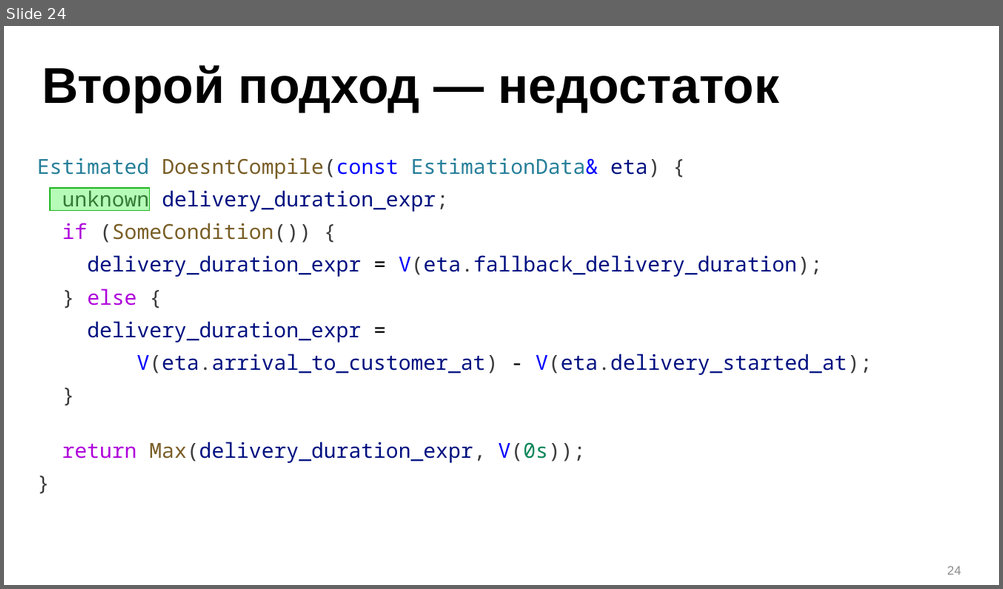
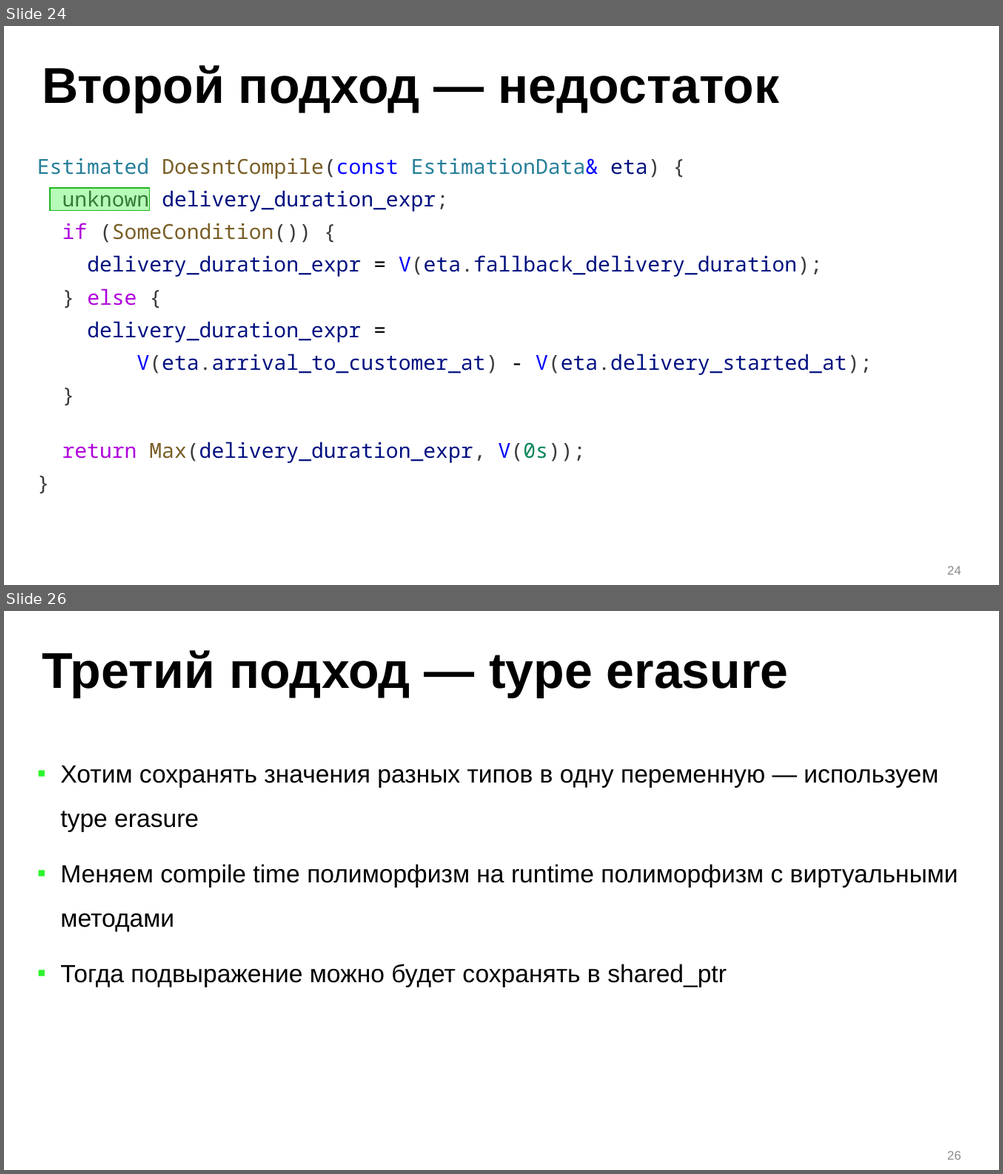
Before and after one commit to ishfb/zcc23, a slide deck: slides_new.pptx. Shown one above the other, each under a label of ours: slide 24 before the commit, slides 24 and 26 after it; the slides between them are not shown. The pictures are 1003x589 and 1003x1174 pixels, drawn with LibreOffice and Linux fonts; fonts in the diff are those of the drawing. Boxes give left, top, right and bottom in pixels: in the first picture for what was removed or moved away, otherwise in the second. Text is boxed around its words. In the diff, an @@ line names an element or a change of style, - is before the commit and + after.

```diff
--- a/slides_new.pptx
+++ b/slides_new.pptx
@@ slide 26 added at box(4, 611, 999, 1170), background #FFFFFF @@
@@ title added at box(42, 650, 788, 698), 48.6 pt, text #000000, bold @@
+Третий подход — type erasure
@@ text added at box(60, 766, 958, 988), 24 pt, text #000000 @@
+▪ Хотим сохранять значения разных типов в одну переменную — используем type erasure
+▪ Меняем compile time полиморфизм на runtime полиморфизм с виртуальными методами
+▪ Тогда подвыражение можно будет сохранять в shared_ptr
@@ page number added at box(947, 1151, 961, 1160), 12 pt, text #8C8C8C @@
+26
```
Also in this commit, not shown: 8 other slides added, 1 other file.
